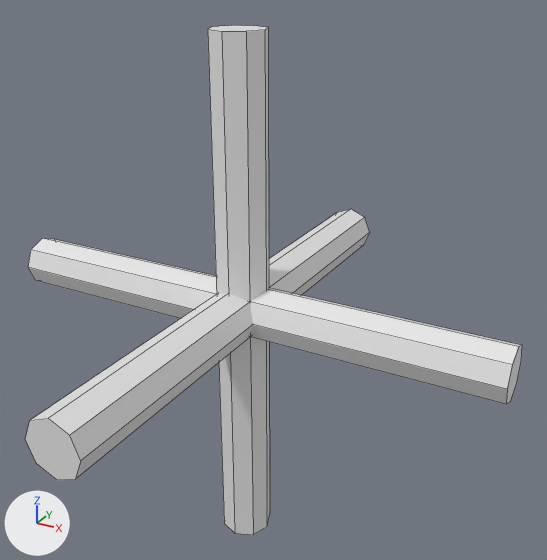
Before and after pictures for a commit that changed the OBJ model data/3d_marker.obj.
Camera for both pictures: a 50 mm camera at (1.336, -2.194, 1.239) aimed at (0.079, 0.092, 0.097). Arrows for +X, +Y and +Z are at lower left; the lights stay in place. Mesh edges are drawn as thin lines. Where no turn or scale is listed for an object, it has been applied to the vertices.
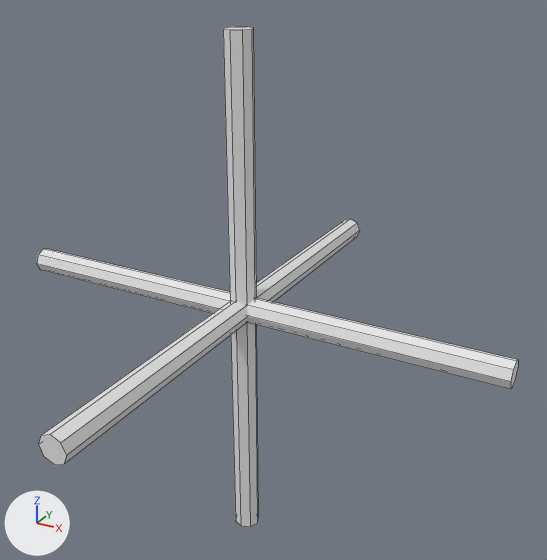
Commit message: Modified 3d_marker model file

Boxes (x1, y1, x2, y2) around the edits, measured in the pictures (547 x 560 px):
'Plane', reshaped: before (25, 25, 522, 535); after (37, 27, 518, 527)
part 1 of me_plane, added: after (37, 249, 518, 389)
part 2 of me_plane, added: after (223, 27, 258, 527)
part 3 of me_plane, added: after (39, 219, 360, 465)
part 4 of me_plane, deleted: before (208, 25, 270, 535)
part 5 of me_plane, deleted: before (25, 209, 370, 480)
part 6 of me_plane, deleted: before (28, 238, 522, 404)

Edits to the bpy script that builds the scene:
```text
Change me_plane:
    where me_plane.from_pydata(...)  # 48 vertices, 30 faces; spans x -1.0..1.0, y -1.0..1.0, z -1.0..1.0
    used by ob_plane; location = (0.0, 0.0, 0.0)
    me_plane part 1: a new loose piece, an 8-sided cylinder along x spanning x -1.0..1.0, y -0.05..0.05, z -0.05..0.05
    me_plane part 2: a new loose piece, an 8-sided cylinder along z spanning x -0.05..0.05, y -0.05..0.05, z -1.0..1.0
    me_plane part 3: a new loose piece, an 8-sided cylinder along y spanning x -0.05..0.05, y -1.0..1.0, z -0.05..0.05
    me_plane part 4: the loose piece of 16 vertices spanning x -0.1..0.1, y -0.1..0.1, z -1.0..1.0 is deleted
    me_plane part 5: the loose piece of 16 vertices spanning x -0.1..0.1, y -1.0..1.0, z -0.1..0.1 is deleted
    me_plane part 6: the loose piece of 16 vertices spanning x -1.0..1.0, y -0.1..0.1, z -0.1..0.1 is deleted
```
